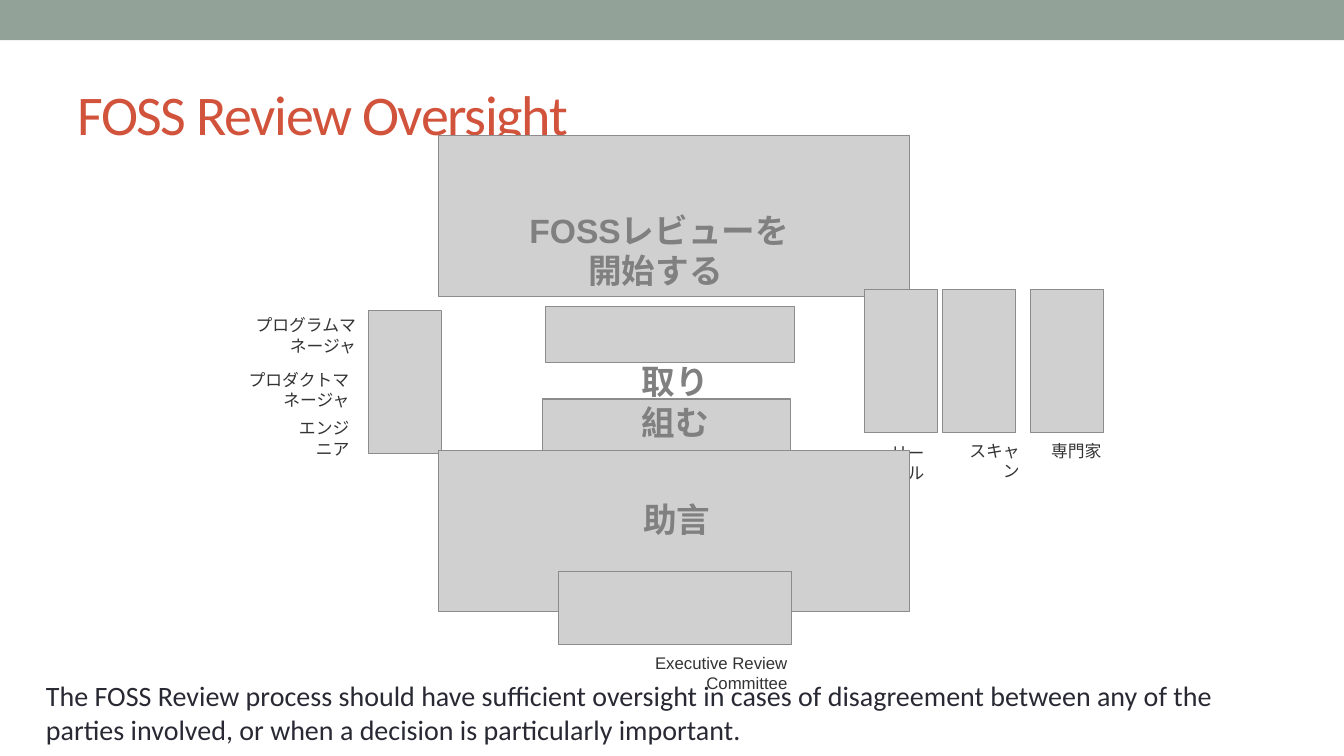
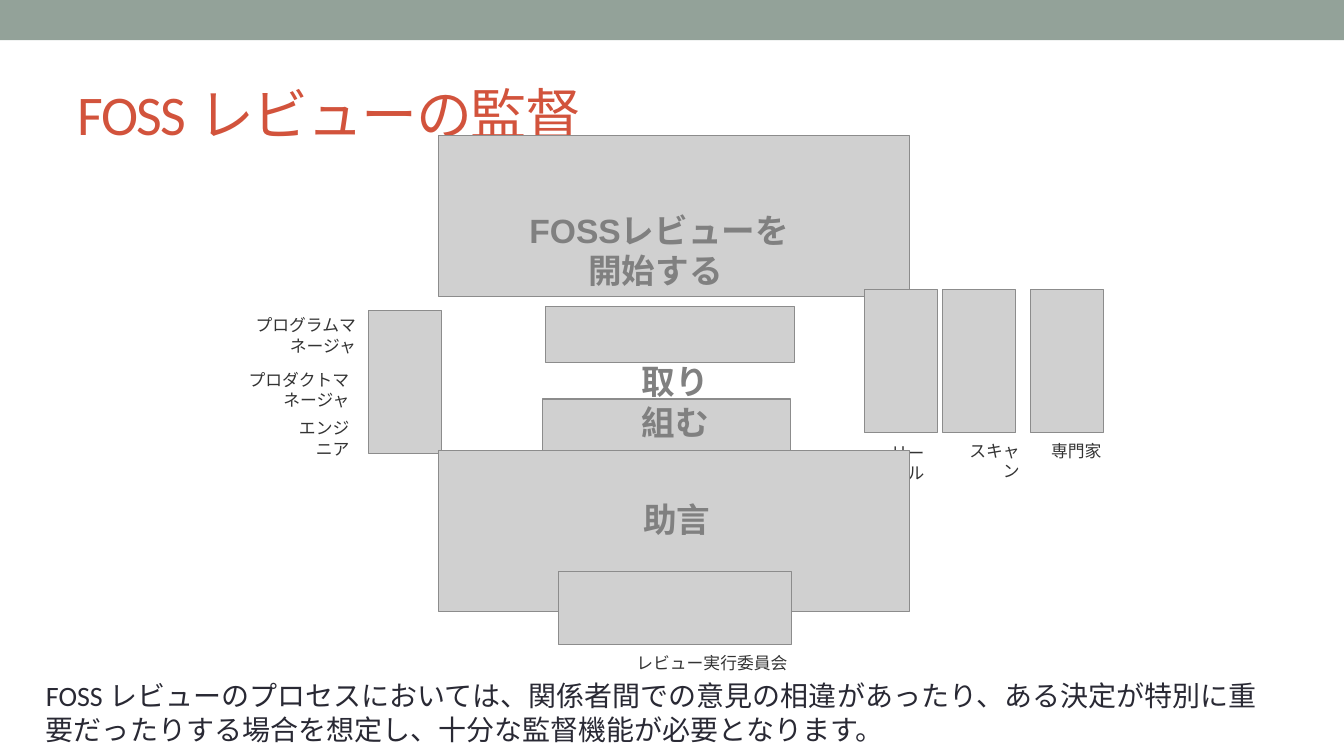
Before and after one commit to OpenChain-Project/Curriculum-Translation-JP, a slide deck: slide 48 of target/openchain-curriculum-release-2.pptx. Drawn at 1344x756 pixels with LibreOffice and Linux fonts; fonts in the diff are those of the drawing; grey boxes stand for pictures; background and template pictures are left out. Boxes give left, top, right and bottom in pixels: in the first picture for what was removed or moved away, otherwise in the second. Text is boxed around its words. In the diff, an @@ line names an element or a change of style, - is before the commit and + after.

```diff
--- a/target/openchain-curriculum-release-2.pptx
+++ b/target/openchain-curriculum-release-2.pptx
@@ title at [77,88,581,150]: text changed @@
-FOSS Review Oversight
+FOSS レビューの監督
@@ text at [636,655,787,671]: text changed @@
-Executive Review Committee
+レビュー実行委員会
@@ text at [46,682,1256,743]: text changed @@
-The FOSS Review process should have sufficient oversight in cases of disagreement between any of the parties involved, or when a decision is particularly important.
+FOSS レビューのプロセスにおいては、関係者間での意見の相違があったり、ある決定が特別に重要だったりする場合を想定し、十分な監督機能が必要となります。
```
Also in this commit, not shown: 3 other slides changed, 7 other files.
